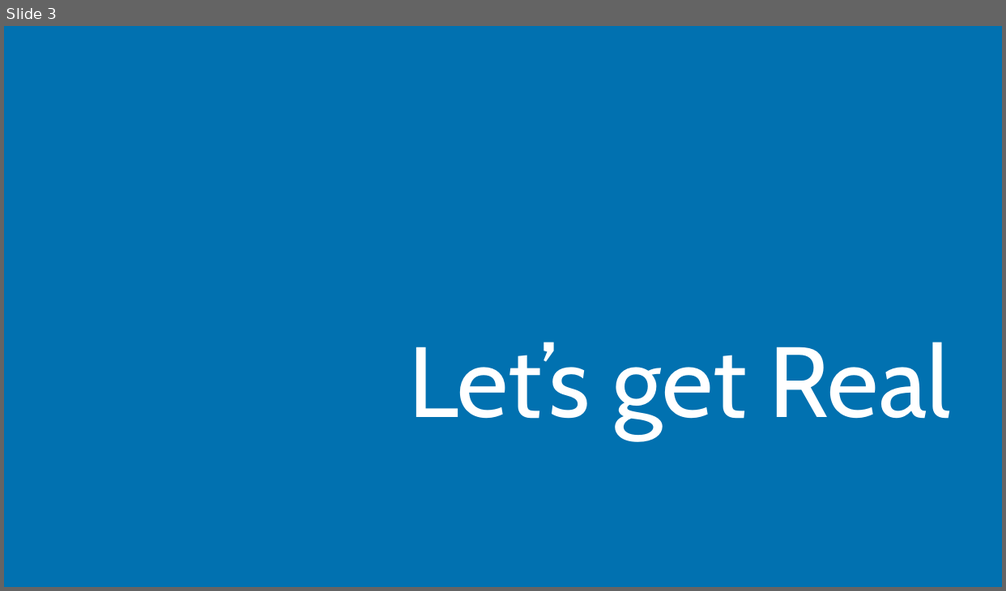
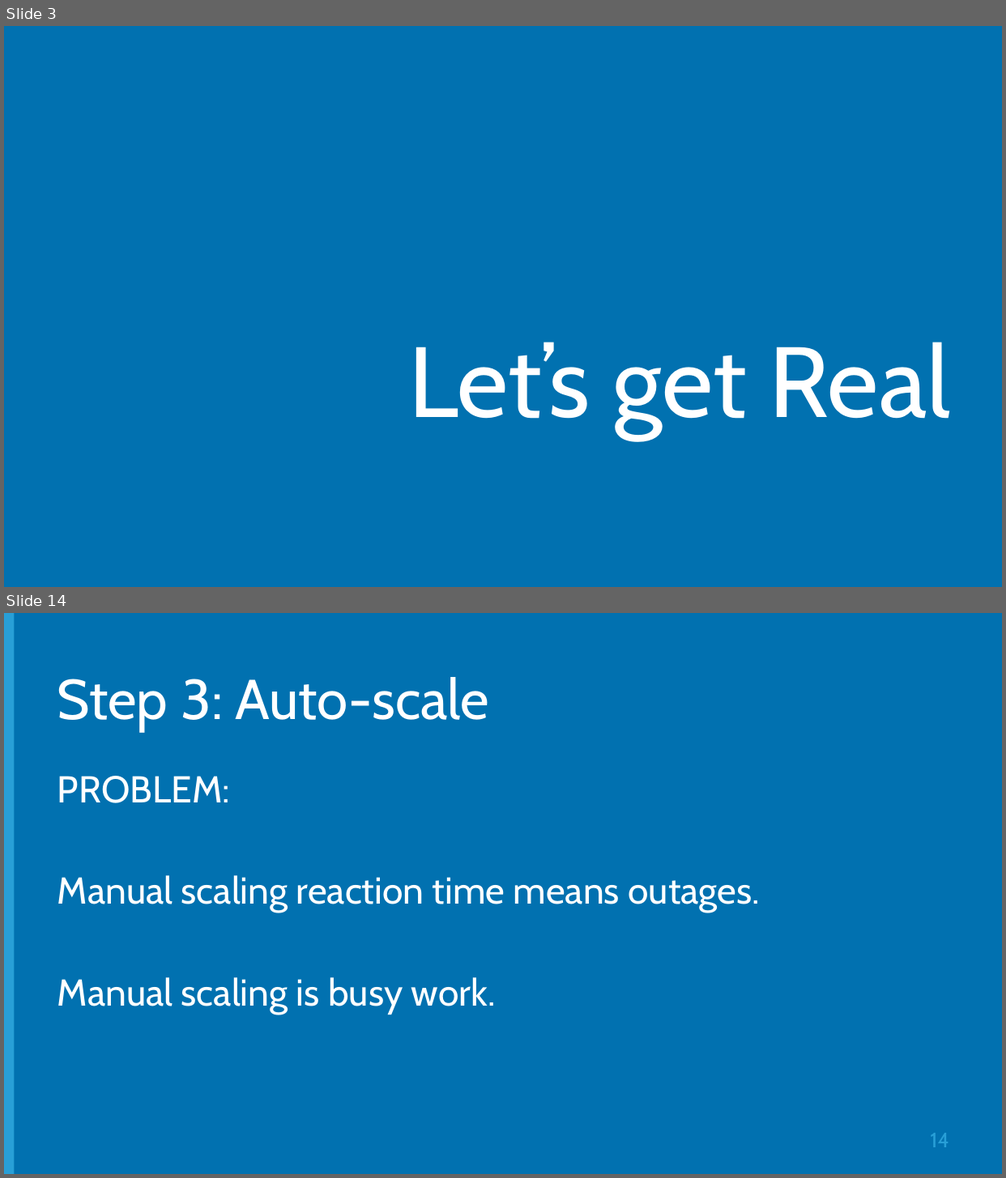
Before and after one commit to Microsoft-Web/DECK-ASPNET-in-Production, a slide deck: 6-ASPNET-in-Production.pptx. Shown one above the other, each under a label of ours: slide 3 before the commit, slides 3 and 14 after it; the slides between them are not shown. The pictures are 1006x591 and 1006x1178 pixels, drawn with LibreOffice and Linux fonts; fonts in the diff are those of the drawing; background and template pictures are left out. Boxes give left, top, right and bottom in pixels: in the first picture for what was removed or moved away, otherwise in the second. Text is boxed around its words. In the diff, an @@ line names an element or a change of style, - is before the commit and + after.

```diff
--- a/6-ASPNET-in-Production.pptx
+++ b/6-ASPNET-in-Production.pptx
@@ slide 14 added at (x1=4, y1=613, x2=1002, y2=1174), background #0171B0 @@
@@ rectangle added at (x1=4, y1=613, x2=14, y2=1174), fill #289FD7 @@
@@ title added at (x1=57, y1=677, x2=490, y2=732), 54 pt, text #FFFFFF @@
+Step 3: Auto-scale
@@ text added at (x1=57, y1=776, x2=760, y2=1015), 36 pt, text #FFFFFF @@
+PROBLEM:
+Manual scaling reaction time means outages.
+Manual scaling is busy work.
@@ page number added at (x1=930, y1=1133, x2=948, y2=1148), 20 pt, text #289FD7 @@
+14
```
Also in this commit, not shown: 2 slides changed, 27 other slides added, 1 slide removed.
